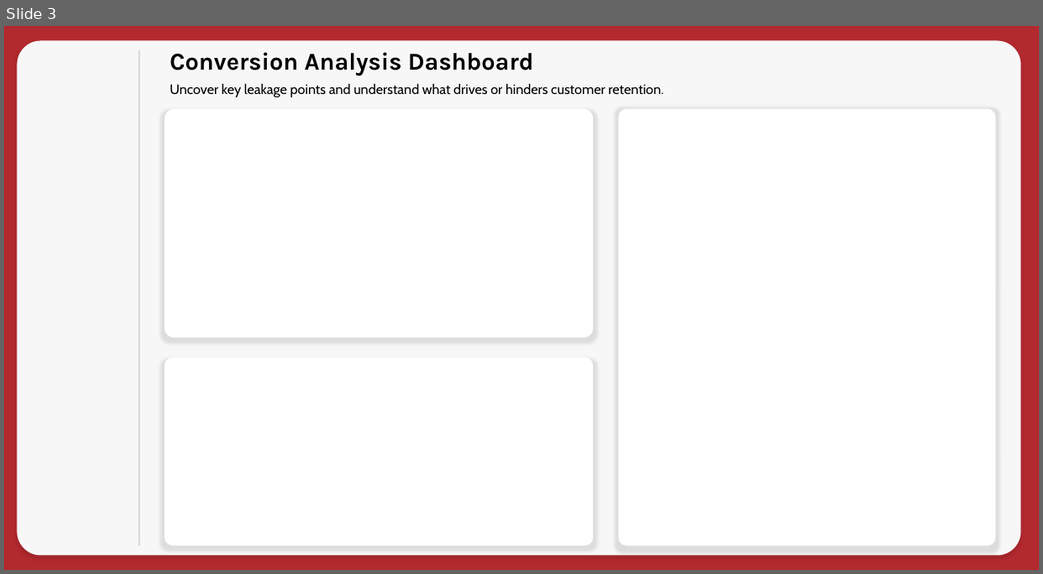
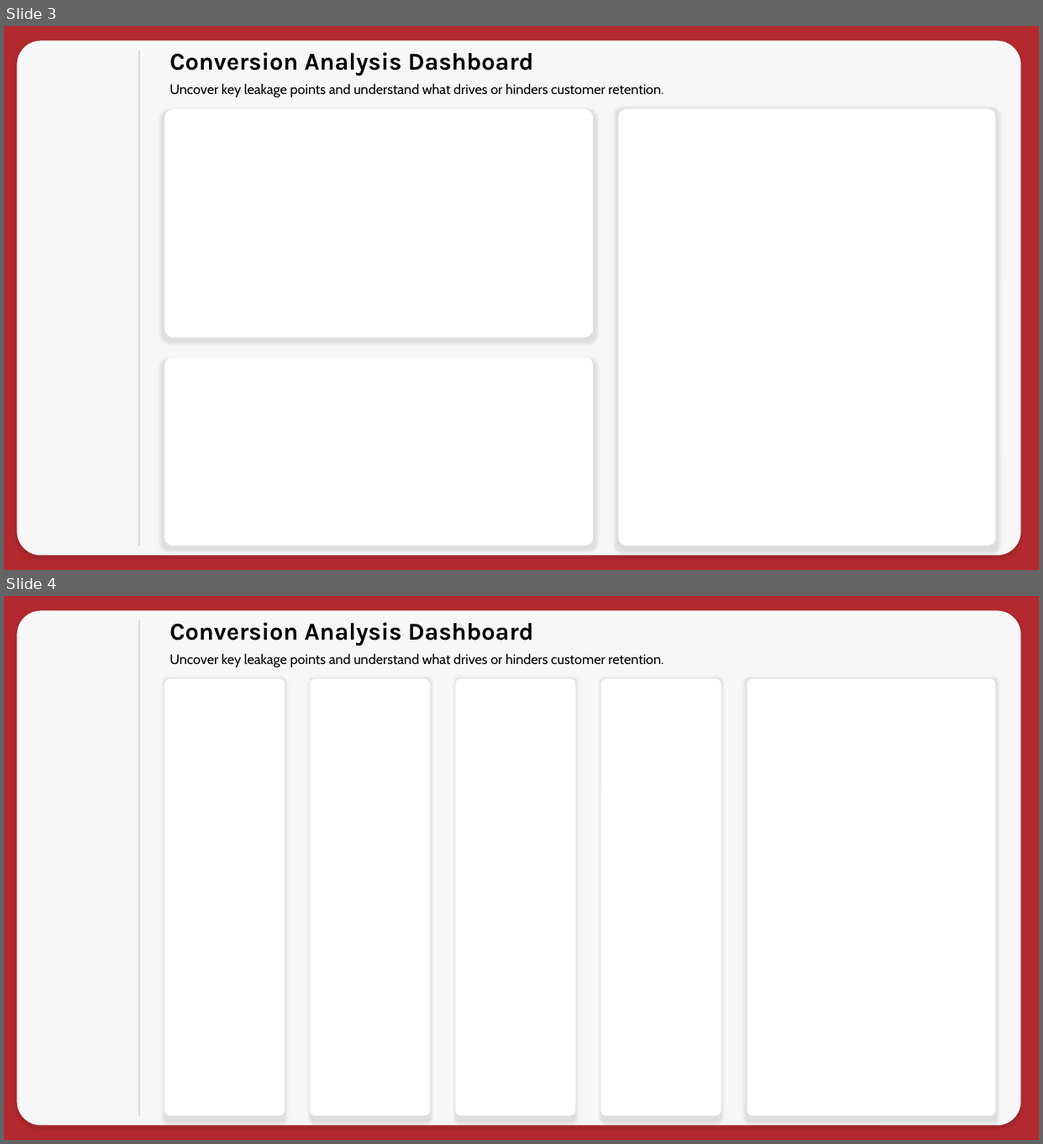
Before and after one commit to Truong2003-tqd/Highlands-Customer-Analysis, a slide deck: Power BI Report/Dashboard Layout.pptx. Shown one above the other, each under a label of ours: slide 3 before the commit, slides 3 and 4 after it. The pictures are 1043x574 and 1043x1144 pixels, drawn with LibreOffice and Linux fonts; fonts in the diff are those of the drawing. Boxes give left, top, right and bottom in pixels: in the first picture for what was removed or moved away, otherwise in the second. Text is boxed around its words. In the diff, an @@ line names an element or a change of style, - is before the commit and + after.

Commit message:
dashboard fix

```diff
--- a/Power BI Report/Dashboard Layout.pptx
+++ b/Power BI Report/Dashboard Layout.pptx
@@ slide 4 added at [4, 596, 1039, 1140], background #B2292E @@
@@ rounded rectangle added at [17, 611, 1021, 1126], fill #F7F7F7 @@
@@ line added from (139, 620) to (139, 1116), #D9D9D9 2 pt @@
@@ text added at [169, 622, 663, 667], 18 pt, text #000000 @@
+Conversion Analysis Dashboard
+Uncover key leakage points and understand what drives or hinders customer retention.
@@ rounded rectangle added at [164, 679, 285, 1116], fill #FFFFFF @@
@@ rounded rectangle added at [310, 679, 431, 1116], fill #FFFFFF @@
@@ rounded rectangle added at [456, 679, 576, 1116], fill #FFFFFF @@
@@ rounded rectangle added at [601, 679, 721, 1116], fill #FFFFFF @@
@@ rounded rectangle added at [747, 679, 995, 1116], fill #FFFFFF @@
```
Also in this commit, not shown: 4 other files.
